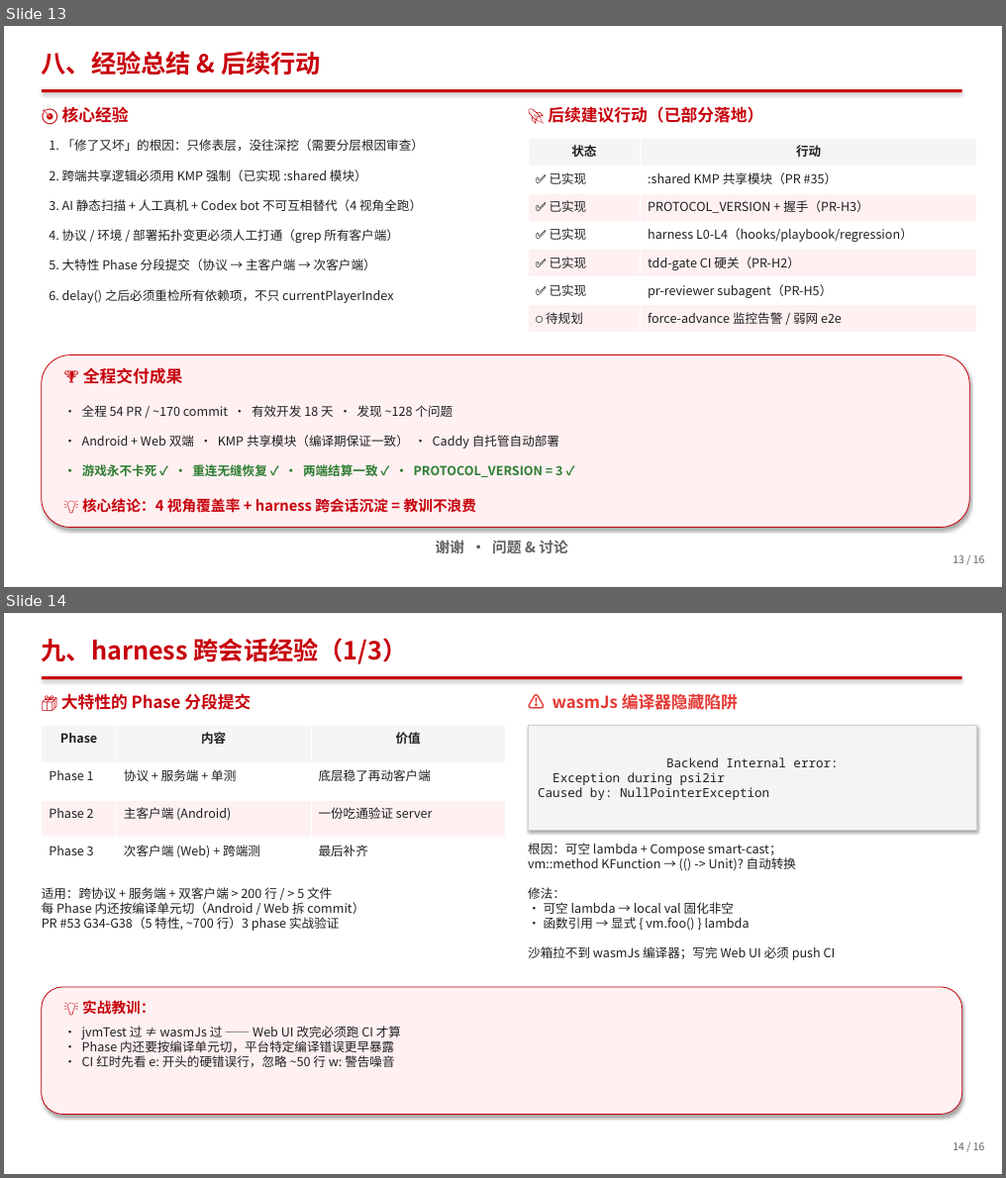
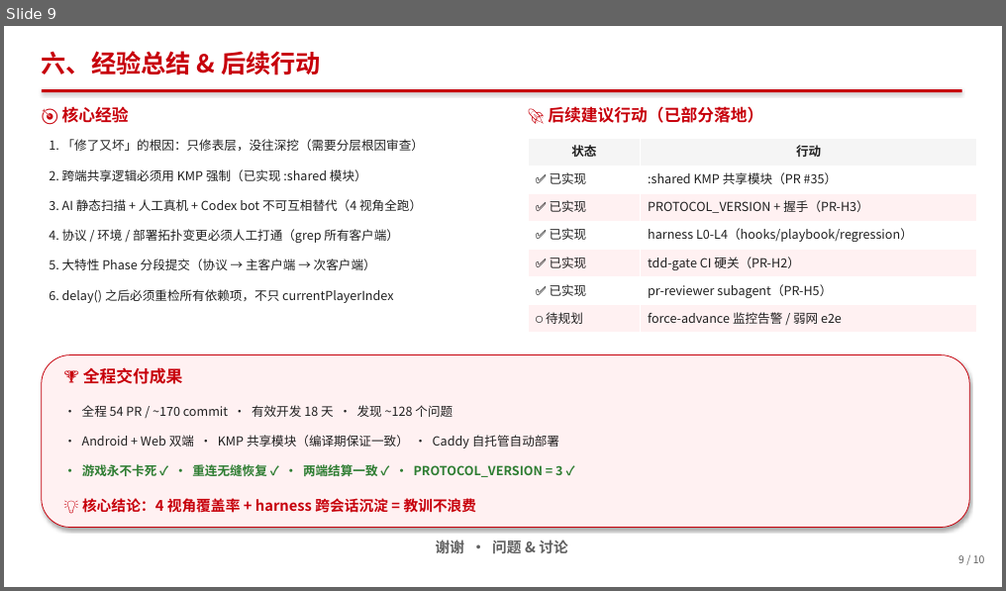
Before and after one commit to berming/AndroidAPP, a slide deck: docs/dev_summary.pptx. Shown one above the other, each under a label of ours: slides 13 and 14 before the commit, slide 9 after it. The pictures are 1006x1178 and 1006x591 pixels, drawn with LibreOffice and Linux fonts; fonts in the diff are those of the drawing. Boxes give left, top, right and bottom in pixels: in the first picture for what was removed or moved away, otherwise in the second. Text is boxed around its words. In the diff, an @@ line names an element or a change of style, - is before the commit and + after.

```diff
--- a/docs/dev_summary.pptx
+++ b/docs/dev_summary.pptx
@@ slide 14 removed at [4, 613, 1002, 1174], background #FFFFFF @@
@@ text removed at [42, 638, 408, 664] @@
-九、harness 跨会话经验（1/3）
@@ rectangle removed at [42, 676, 962, 679] @@
@@ text removed at [61, 693, 251, 710] @@
-📦 大特性的 Phase 分段提交
@@ text removed at [552, 691, 738, 713] @@
-⚠️ wasmJs 编译器隐藏陷阱
@@ table removed at [42, 725, 506, 875], 4 rows, 3 columns @@
-Phase | 内容 | 价值
-Phase 1 | 协议 + 服务端 + 单测 | 底层稳了再动客户端
-Phase 2 | 主客户端 (Android) | 一份吃通验证 server
-Phase 3 | 次客户端 (Web) + 跨端测 | 最后补齐
@@ rectangle removed at [528, 725, 977, 830] @@
-Backend Internal error:
-Exception during psi2ir
-Caused by: NullPointerException
@@ text removed at [528, 843, 836, 960] @@
-根因：可空 lambda + Compose smart-cast；
-vm::method KFunction → (() -> Unit)? 自动转换
-修法：
-• 可空 lambda → local val 固化非空
-• 函数引用 → 显式 { vm.foo() } lambda
-沙箱拉不到 wasmJs 编译器；写完 Web UI 必须 push CI
@@ text removed at [42, 887, 364, 931] @@
-适用：跨协议 + 服务端 + 双客户端 > 200 行 / > 5 文件
-每 Phase 内还按编译单元切（Android / Web 拆 commit）
-PR #53 G34-G38（5 特性, ~700 行）3 phase 实战验证
@@ rounded rectangle removed at [42, 987, 962, 1115] @@
@@ text removed at [82, 1000, 155, 1015] @@
-💡 实战教训：
@@ text removed at [82, 1026, 401, 1067] @@
-• jvmTest 过 ≠ wasmJs 过 —— Web UI 改完必须跑 CI 才算
-• Phase 内还要按编译单元切，平台特定编译错误更早暴露
-• CI 红时先看 e: 开头的硬错误行，忽略 ~50 行 w: 警告噪音
@@ text removed at [952, 1143, 985, 1151] @@
-14 / 16
@@ what was slide 13 is now slide 9 @@
@@ slide 9 changed as well @@
@@ text at [42, 51, 321, 76]: text changed @@
-八、经验总结 & 后续行动
+六、经验总结 & 后续行动
@@ text at [958, 556, 985, 564]: text changed @@
-13 / 16
+9 / 10
```
Also in this commit, not shown: 9 other slides changed, 5 other slides removed, 1 other file.
